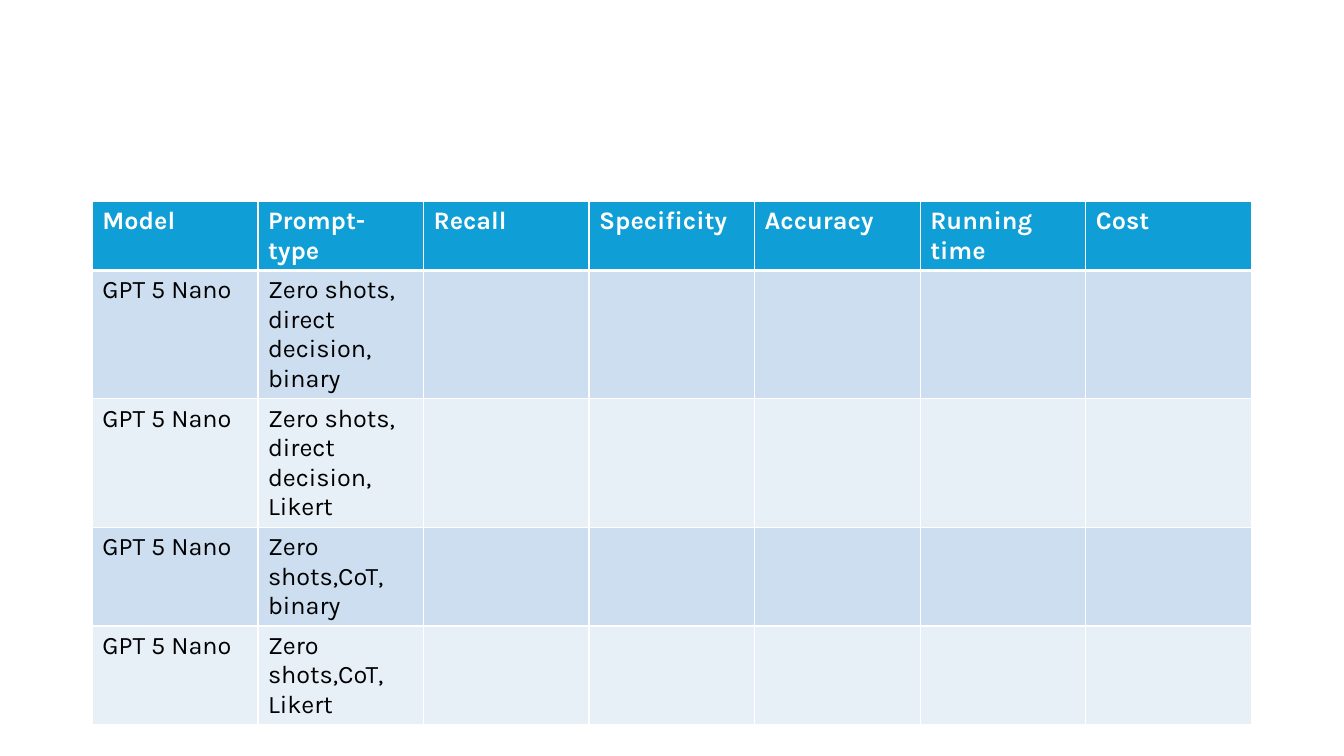
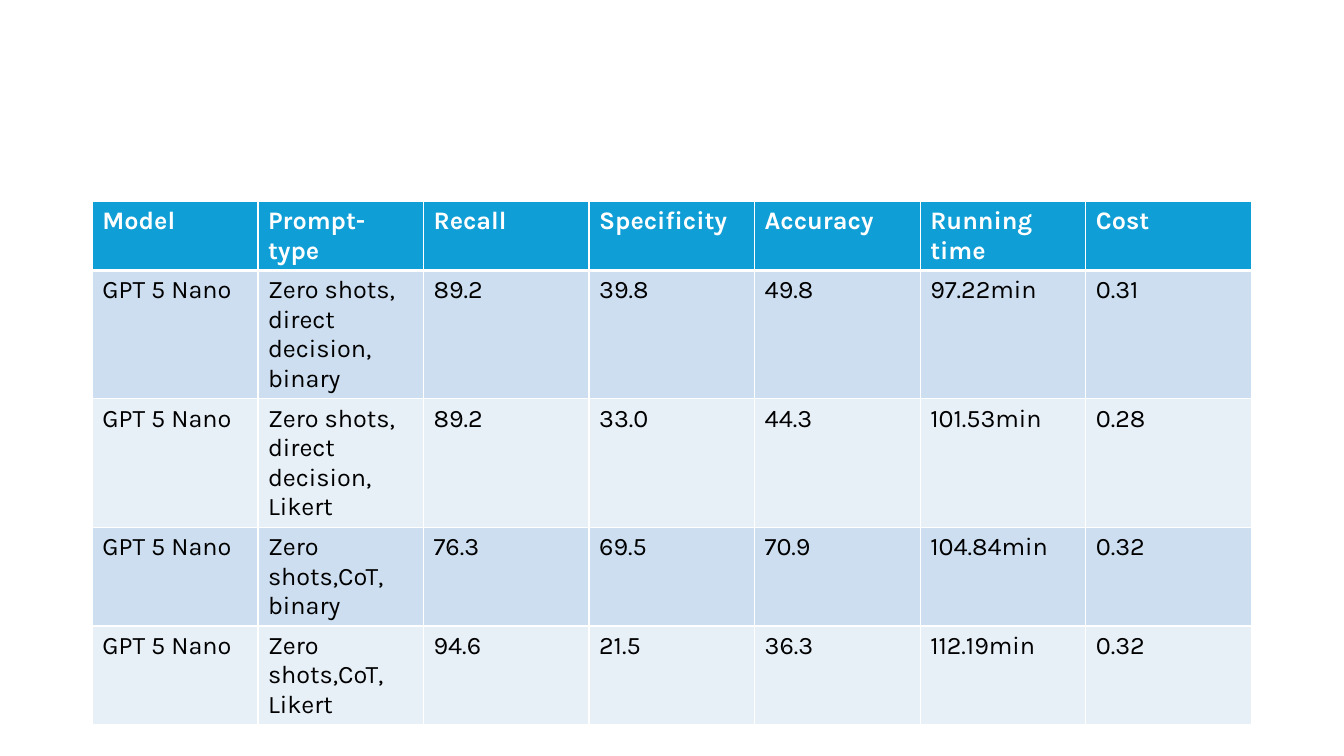
Before and after one commit to KayChansiri/AI-assisted-review-, a slide deck: slide 28 of Final_workflow.pptx. Drawn at 1344x756 pixels with LibreOffice and Linux fonts; fonts in the diff are those of the drawing. Boxes give left, top, right and bottom in pixels: in the first picture for what was removed or moved away, otherwise in the second. Text is boxed around its words. In the diff, an @@ line names an element or a change of style, - is before the commit and + after.

```diff
--- a/Final_workflow.pptx
+++ b/Final_workflow.pptx
@@ table at [93,202,1250,736] @@
-row 2: GPT 5 Nano | Zero shots, direct decision, binary |  |  |  |  | 
+row 2: GPT 5 Nano | Zero shots, direct decision, binary | 89.2 | 39.8 | 49.8 | 97.22min | 0.31
-row 3: GPT 5 Nano | Zero shots, direct decision, Likert |  |  |  |  | 
+row 3: GPT 5 Nano | Zero shots, direct decision, Likert | 89.2 | 33.0 | 44.3 | 101.53min | 0.28
-row 4: GPT 5 Nano | Zero shots,CoT, binary |  |  |  |  | 
+row 4: GPT 5 Nano | Zero shots,CoT, binary | 76.3 | 69.5 | 70.9 | 104.84min | 0.32
-row 5: GPT 5 Nano | Zero shots,CoT, Likert |  |  |  |  | 
+row 5: GPT 5 Nano | Zero shots,CoT, Likert | 94.6 | 21.5 | 36.3 | 112.19min | 0.32
```
Also in this commit, not shown: 2 other slides changed, 25 other files.
